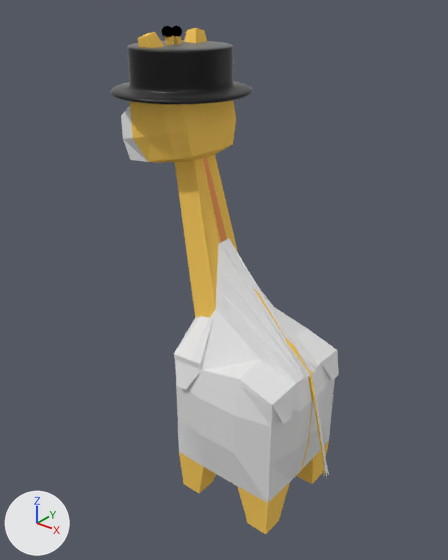
The Blender file Blender/rafrafwalking_phoed.blend: old version first, new version second.
Both versions are drawn from a 50 mm lens placed at (4.49, -7.28, 8.45), pointed at (-0.72, -0.77, 4.41). Every picture has the same lights, and +X, +Y and +Z are marked at lower left.
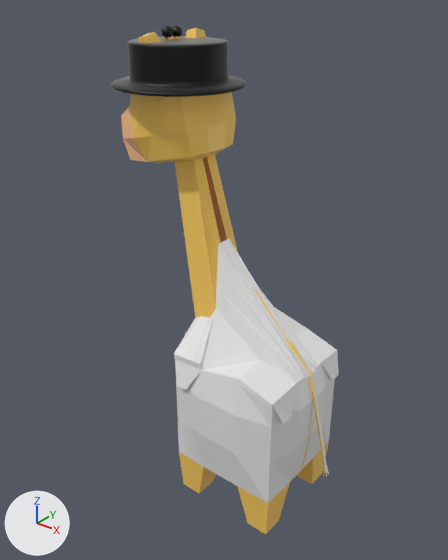
Diff of the bpy script that builds the scene:
```diff
--- a/Blender/rafrafwalking_phoed.blend.py
+++ b/Blender/rafrafwalking_phoed.blend.py
@@ mat_material_006 @@
 _N = mat_material_006.node_tree.nodes; _L = mat_material_006.node_tree.links
-n0 = _N.new('ShaderNodeOutputMaterial'); n0.name = 'Material Output'
-n1 = _N.new('ShaderNodeBackground'); n1.name = 'Background'
-n1.inputs[0].default_value = (0.386, 0.147, 0.0513, 1.0)  # 'Color', brown #a76b40
-_L.new(n1.outputs[0], n0.inputs[0])  # 'Background' to 'Surface'
+n2 = _N.new('ShaderNodeOutputMaterial'); n2.name = 'Material Output.002'
+n3 = _N.new('ShaderNodeBsdfDiffuse'); n3.name = 'Diffuse BSDF'
+n3.inputs[0].default_value = (0.386, 0.147, 0.0513, 1.0)  # 'Color', brown #a76b40
+_L.new(n3.outputs[0], n2.inputs[0])  # 'BSDF' to 'Surface'
@@ mat_material_001 @@
+mat_material_001 = principled_material('Material.001')
+mat_material_001.base_color = (0.956, 0.533, 0.279)  # beige #fac190
@@ me_cube @@
 me_cube.from_pydata(...)  # 2398 vertices, 2221 faces, 1 loose edge; spans x -2.24..1.36, y -1.0..1.0, z -1.14..5.27
 # used by ob_cube; location = (-0.11, -0.72, 2.62)
+# me_cube part 1: all 38 faces that had it switch from mat_material_002 (white #e7e7e7) to mat_material_001 (beige #fac190)
 me_cube.materials.append(mat_material)
 me_cube.materials.append(mat_material_003)
-me_cube.materials.append(mat_material_004)  # beige #d8996e
 me_cube.materials.append(mat_material_006)
@@ ob_cylinder @@
 ob_cylinder = bpy.data.objects.new('Cylinder', me_cylinder)
-ob_cylinder.location = (-1.52, -0.71, 7.07)
-ob_cylinder.scale = (0.988, 0.988, 0.0387)
+ob_cylinder.location = (-1.53, -0.74, 7.16)
+ob_cylinder.scale = (0.936, 0.936, 0.0366)
 _m = ob_cylinder.modifiers.new('Subsurf', 'SUBSURF')
```

Pixel boxes [x1, y1, x2, y2] of what changed, in the pictures (448 x 560 px):
'Cube', recoloured
    both: [121, 25, 325, 471]
'Cylinder', moved, rescaled (6% shorter)
    before: [110, 40, 252, 105]
    after: [111, 36, 247, 97]
part 1 of me_cube, recoloured (white to brown)
    both: [121, 106, 148, 162]
